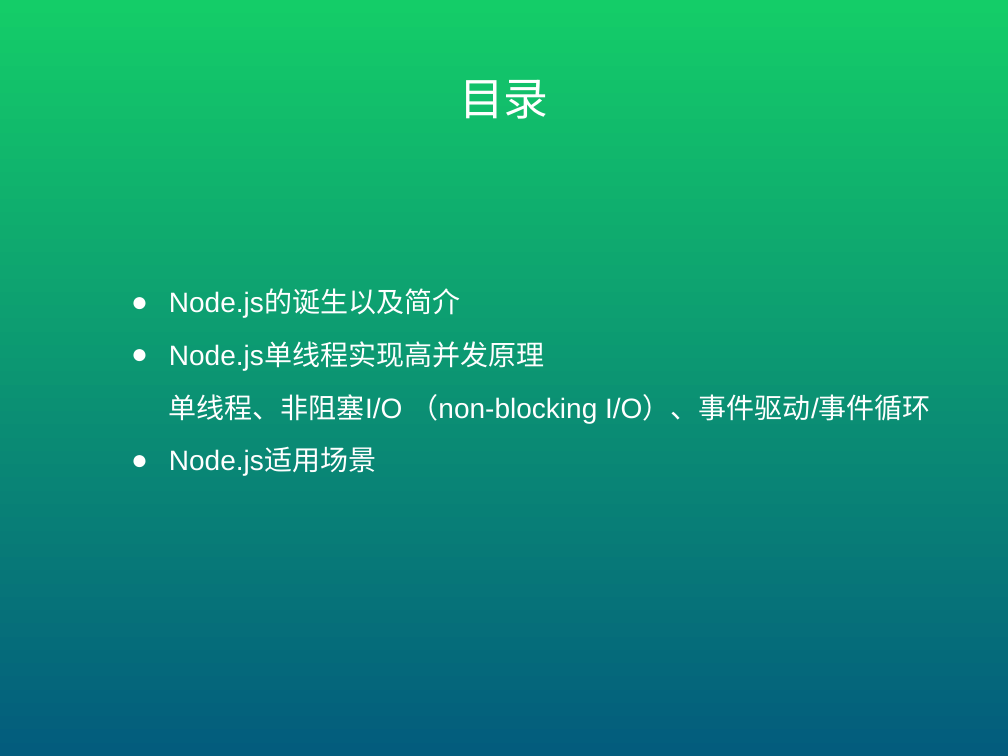
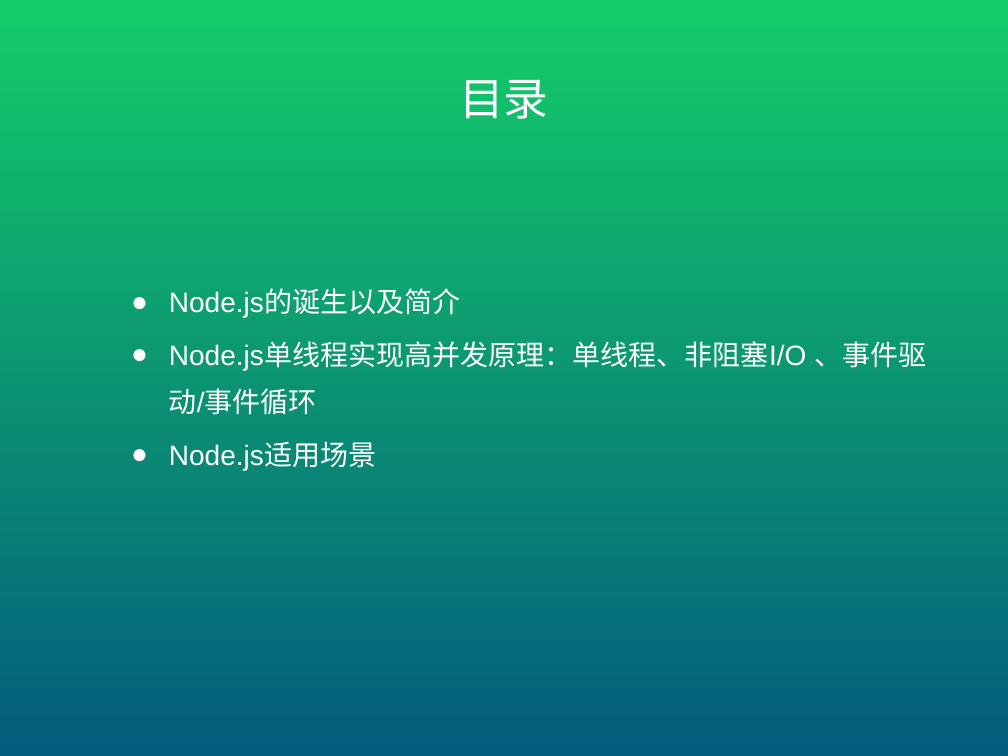
Before and after one commit to mopacha/course, a slide deck: slide 2 of ppt/聊一下NodeJS.pptx. Drawn at 1008x756 pixels with LibreOffice and Linux fonts; fonts in the diff are those of the drawing. Boxes give left, top, right and bottom in pixels: in the first picture for what was removed or moved away, otherwise in the second. Text is boxed around its words. In the diff, an @@ line names an element or a change of style, - is before the commit and + after.

```diff
--- a/ppt/聊一下NodeJS.pptx
+++ b/ppt/聊一下NodeJS.pptx
@@ subtitle at <box>169,341,926,415</box>: text changed @@
-● Node.js单线程实现高并发原理
-单线程、非阻塞I/O （non-blocking I/O）、事件驱动/事件循环
+● Node.js单线程实现高并发原理：单线程、非阻塞I/O 、事件驱动/事件循环
```
Also in this commit, not shown: 3 other slides changed, 2 slides added, 1 slide removed.
